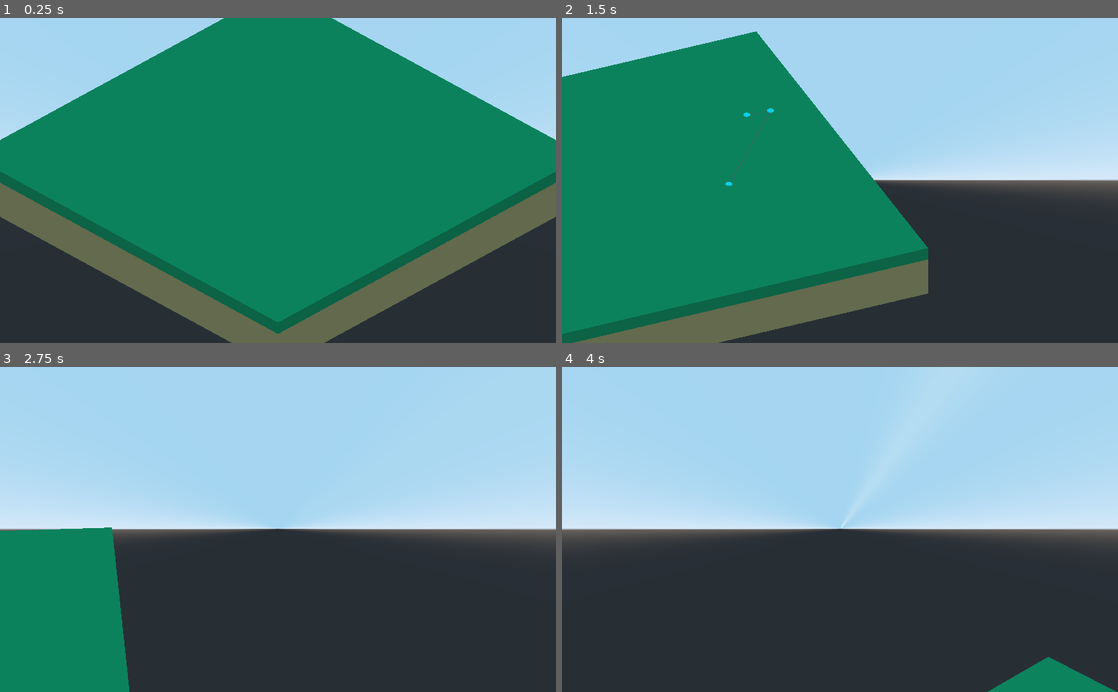
Above: before the commit, frames 1-4 (two rows, left to right).
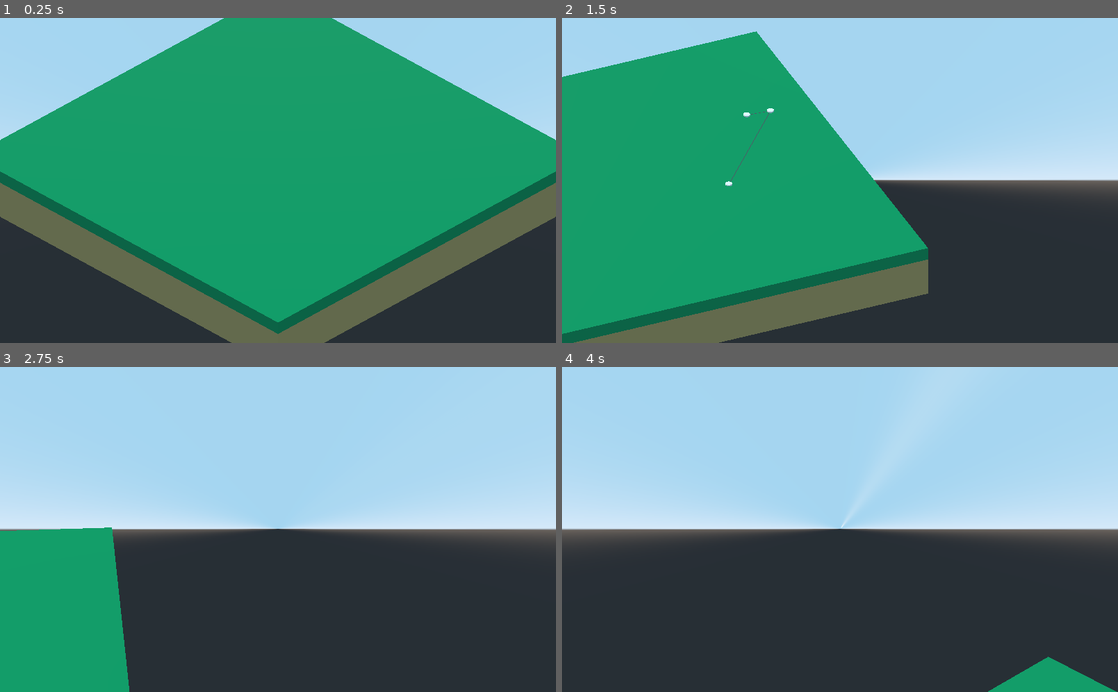
Above: after the commit, the same moments.

Repository: fmaclen/citynista
Game: Godot game, scene res://scenes/Main.tscn
Same seed, same stepped clock (60 frames per second), same inputs: the game is played once before the commit and once after it.
Inputs (mouse positions are in pixels of both pictures, inside the frame that each line leads up to):
- Up to frame 1 (0.25 s): no input
- Up to frame 2 (1.5 s): tap Enter at 0.5 s; move the mouse to (962, 164) at 0.52 s; hold Right (ui_right) 0.53-1.28 s; hold Q (camera_rotate_left) 0.53-1.28 s; click (962, 164) at 0.67 s; move the mouse to (728, 196) at 1.27 s; hold Down (ui_down) from 1.28 s (still down); tap E (camera_rotate_right) at 1.35 s; click (728, 196) at 1.42 s
- Up to frame 3 (2.75 s): move the mouse to (333, 458) at 2.02 s; release Down (ui_down) at 2.03 s; hold Right (ui_right) from 2.03 s (still down); hold Q (camera_rotate_left) from 2.03 s (still down); click (333, 458) at 2.17 s
- Up to frame 4 (4 s): move the mouse to (812, 594) at 2.77 s; release Right (ui_right) at 2.78 s; release Q (camera_rotate_left) at 2.78 s; hold Up (ui_up) 2.78-3.53 s; tap E (camera_rotate_right) at 2.85 s; click (812, 594) at 2.92 s; move the mouse to (1006, 578) at 3.52 s; hold Left (ui_left) from 3.53 s (still down); hold Q (camera_rotate_left) from 3.53 s (still down); click (1006, 578) at 3.67 s

The runs differ from the first frame. In frame 1, 55% of the frame differs, in the area x 0-100%, y 0-94%; in frame 2, 40%; in frame 3, 11%; in frame 4, 1.3%.

Commit message:
Add hover effect for Intersections

Diff:
--- a/project.godot
+++ b/project.godot
@@ -7,16 +7,6 @@
 ;   param=value ; assign values to parameters
 
 config_version=4
-
-_global_script_classes=[ {
-"base": "Node",
-"class": "Intersection",
-"language": "GDScript",
-"path": "res://scripts/GlobalIntersection.gd"
-} ]
-_global_script_class_icons={
-"Intersection": ""
-}
 
 [application]
 
--- a/scenes/Intersection.tscn
+++ b/scenes/Intersection.tscn
@@ -1,16 +1,28 @@
-[gd_scene load_steps=3 format=2]
+[gd_scene load_steps=5 format=2]
+
+[ext_resource path="res://scripts/Intersection.gd" type="Script" id=1]
 
 [sub_resource type="CylinderMesh" id=1]
 top_radius = 0.25
 bottom_radius = 0.25
 height = 0.1
 
-[sub_resource type="SpatialMaterial" id=2]
-albedo_color = Color( 0.607843, 0.878431, 0.917647, 1 )
+[sub_resource type="SpatialMaterial" id=4]
 
-[node name="Intersection" type="Spatial"]
+[sub_resource type="BoxShape" id=3]
+extents = Vector3( 1, 0.05, 1 )
 
-[node name="MeshInstance" type="MeshInstance" parent="."]
+[node name="Intersection" type="Area"]
+script = ExtResource( 1 )
+
+[node name="Puck" type="MeshInstance" parent="."]
 transform = Transform( 1, 0, 0, 0, 1, 0, 0, 0, 1, 0, 0.05, 0 )
 mesh = SubResource( 1 )
-material/0 = SubResource( 2 )
+material/0 = SubResource( 4 )
+
+[node name="CollisionShape" type="CollisionShape" parent="."]
+transform = Transform( 1, 0, 0, 0, 1, 0, 0, 0, 1, 0, 0.05, 0 )
+shape = SubResource( 3 )
+
+[connection signal="mouse_entered" from="." to="." method="_on_Intersection_mouse_entered"]
+[connection signal="mouse_exited" from="." to="." method="_on_Intersection_mouse_exited"]
--- a/scenes/Main.tscn
+++ b/scenes/Main.tscn
@@ -55,4 +55,10 @@
 
 [node name="DrawLine" type="ImmediateGeometry" parent="Map/Network"]
 
-[connection signal="input_event" from="Map" to="Map" method="_on_StaticBody_input_event"]
+[node name="Sun" type="DirectionalLight" parent="."]
+transform = Transform( 0.707107, -0.385118, 0.59303, 0, 0.838671, 0.544639, -0.707107, -0.385118, 0.59303, 0, 12, 0 )
+light_color = Color( 0.909804, 0.886275, 0.807843, 1 )
+light_energy = 0.75
+shadow_enabled = true
+
+[connection signal="input_event" from="Map" to="Map" method="_on_Map_input_event"]
--- a/scripts/GlobalIntersection.gd
+++ /dev/null
@@ -1,16 +0,0 @@
-extends Node
-
-class_name Intersection
-
-var puck = MeshInstance.new()
-var puck_mesh = CylinderMesh.new()
-var puck_material = SpatialMaterial.new()
-
-func _init():
-	puck_material.albedo_color = Color.cyan
-	puck_mesh.material = puck_material
-	puck_mesh.top_radius = 0.25
-	puck_mesh.bottom_radius = 0.25
-	puck_mesh.height = 0.125
-	puck.mesh = puck_mesh
-	puck.translation.y = 0.05
--- /dev/null
+++ b/scripts/Intersection.gd
@@ -0,0 +1,8 @@
+extends CollisionObject
+
+
+func _on_Intersection_mouse_entered():
+	$Puck.transform.origin.y = $Puck.transform.origin.y + 0.25
+
+func _on_Intersection_mouse_exited():
+	$Puck.transform.origin.y = $Puck.transform.origin.y - 0.25
--- a/scripts/MainMap.gd
+++ b/scripts/MainMap.gd
@@ -1,7 +1,12 @@
 extends CollisionObject
 
-func _on_StaticBody_input_event(_camera, event, click_position, _click_normal, _shape_idx):
+
+var intersection_scene = preload("res://scenes/Intersection.tscn")
+
+
+func _on_Map_input_event(_camera, event, click_position, _click_normal, _shape_idx):
 	if event is InputEventMouseButton and event.button_index == BUTTON_LEFT:
-		var intersection = Intersection.new().puck
+		var intersection = intersection_scene.instance()
 		intersection.transform.origin = click_position
+		print(_click_normal)
 		$Network.add_child(intersection)
